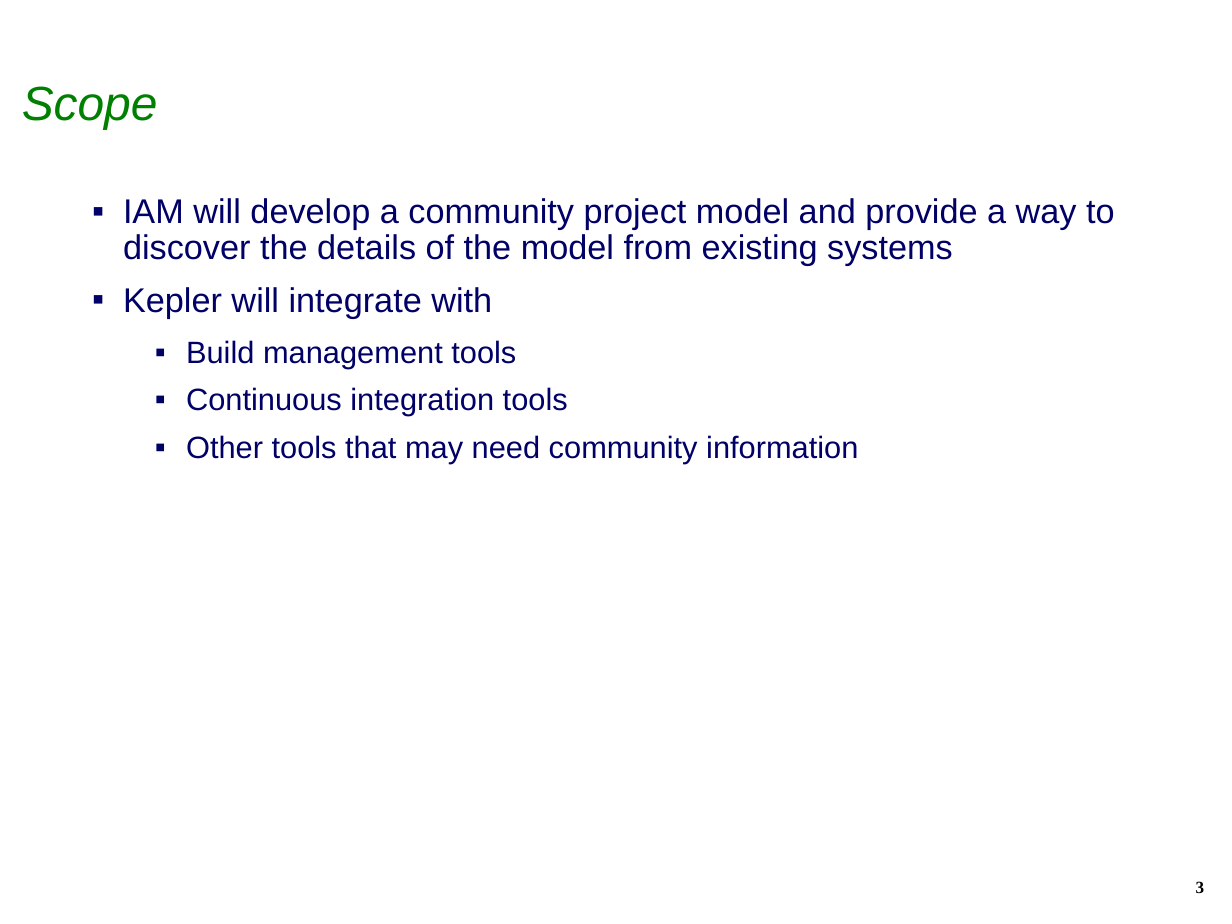
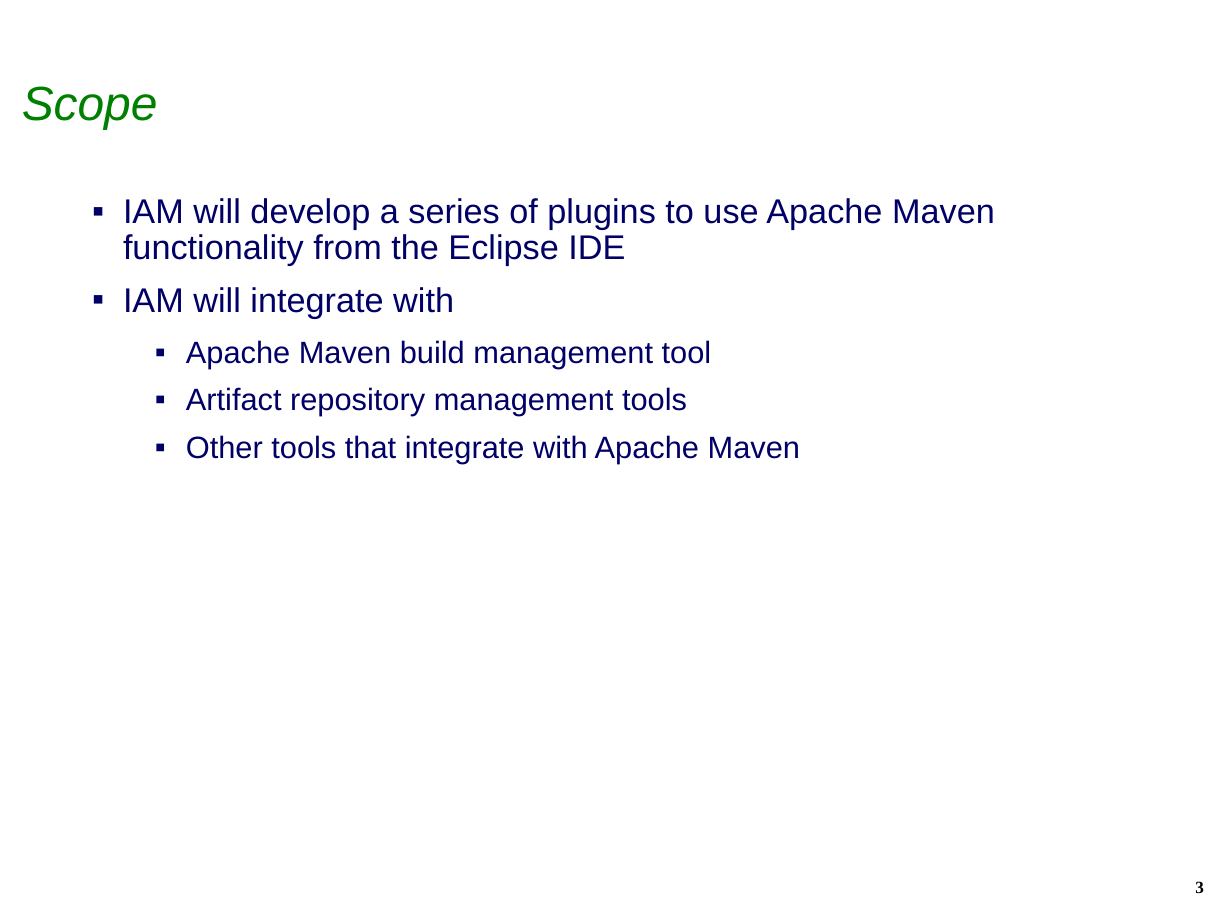
Before and after one commit to isabella232/q4e, a slide deck: slide 3 of docs/EclipseIAMCreationReview.ppt. Drawn at 1232x924 pixels with LibreOffice and Linux fonts; fonts in the diff are those of the drawing; background and template pictures are left out. Boxes give left, top, right and bottom in pixels: in the first picture for what was removed or moved away, otherwise in the second. Text is boxed around its words. In the diff, an @@ line names an element or a change of style, - is before the commit and + after.

```diff
--- a/docs/EclipseIAMCreationReview.ppt
+++ b/docs/EclipseIAMCreationReview.ppt
@@ text at <box>123,198,995,464</box>: text changed; size 20 to 18 pt @@
-▪ IAM will develop a community project model and provide a way to discover the details of the model from existing systems
-▪ Kepler will integrate with
-  ▪ Build management tools
-  ▪ Continuous integration tools
-  ▪ Other tools that may need community information
+▪ IAM will develop a series of plugins to use Apache Maven functionality from the Eclipse IDE
+▪ IAM will integrate with
+  ▪ Apache Maven build management tool
+  ▪ Artifact repository management tools
+  ▪ Other tools that integrate with Apache Maven
```
Also in this commit, not shown: 7 other slides changed, 1 slide added, 3 slides removed.
